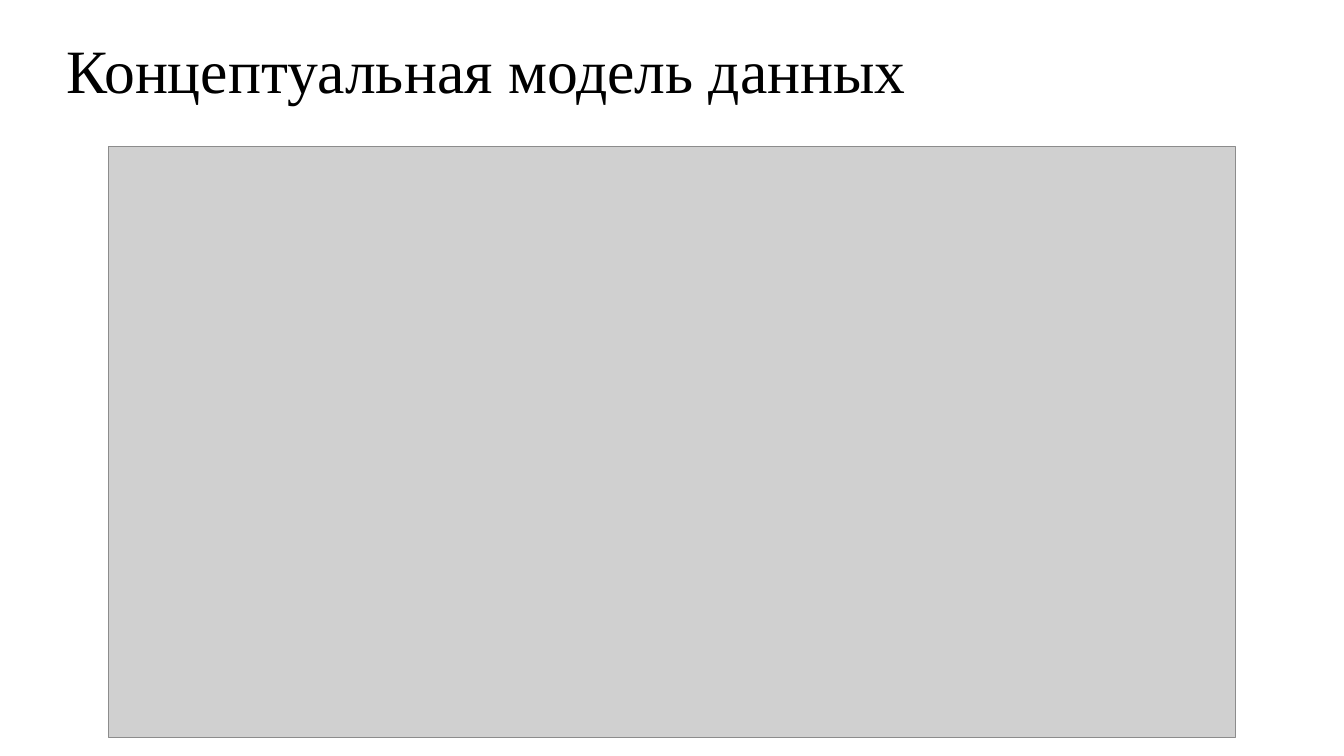
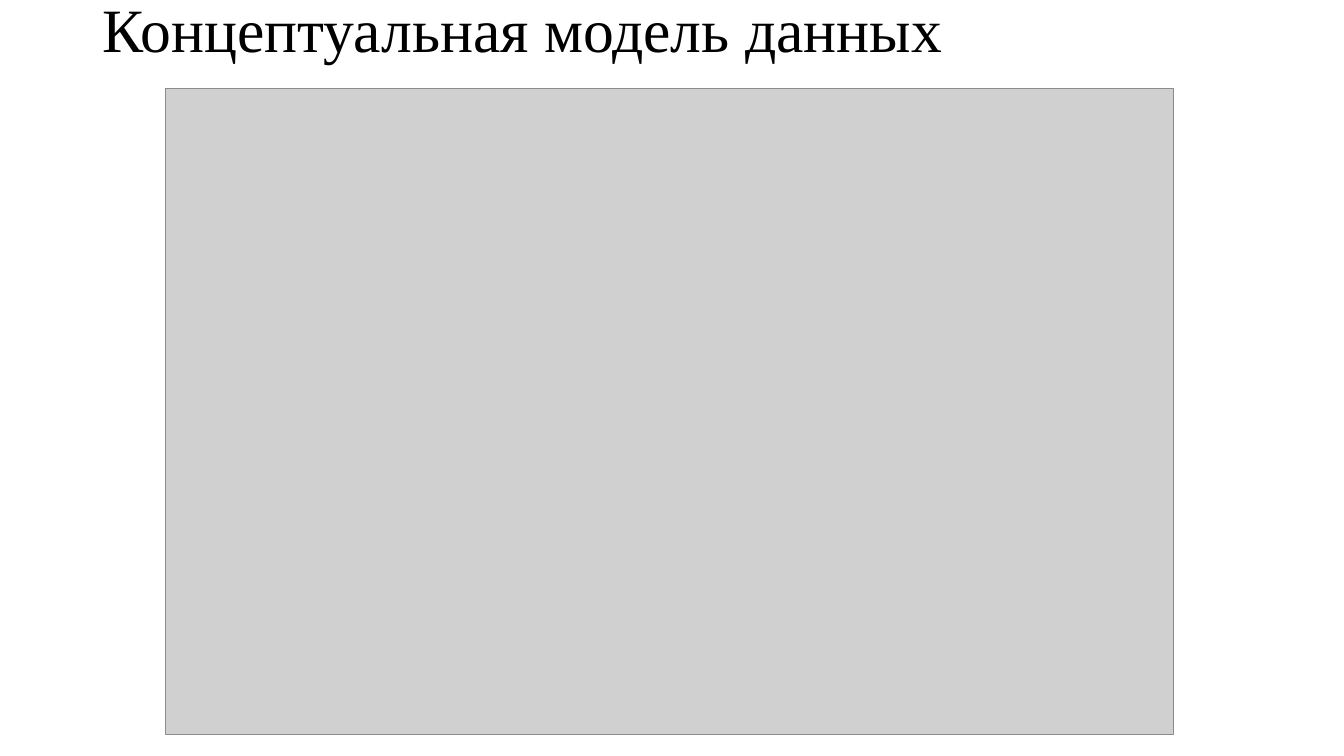
Before and after one commit to depxd/hotel3, a slide deck: slide 5 of Презентаци АИС гостницы.pptx. Drawn at 1344x756 pixels with LibreOffice and Linux fonts; fonts in the diff are those of the drawing; grey boxes stand for pictures. Boxes give left, top, right and bottom in pixels: in the first picture for what was removed or moved away, otherwise in the second. Text is boxed around its words. In the diff, an @@ line names an element or a change of style, - is before the commit and + after.

```diff
--- a/Презентаци АИС гостницы.pptx
+++ b/Презентаци АИС гостницы.pptx
@@ title "Концептуальная модель данных": place and size @@
-title "Концептуальная модель данных" at (66,52,906,104)
+title "Концептуальная модель данных" at (102,11,942,64)
@@ picture: place and size @@
-picture at (109,146,1236,738)
+picture at (165,89,1174,735)
```
Also in this commit, not shown: 18 other slides changed, 2 other files.
